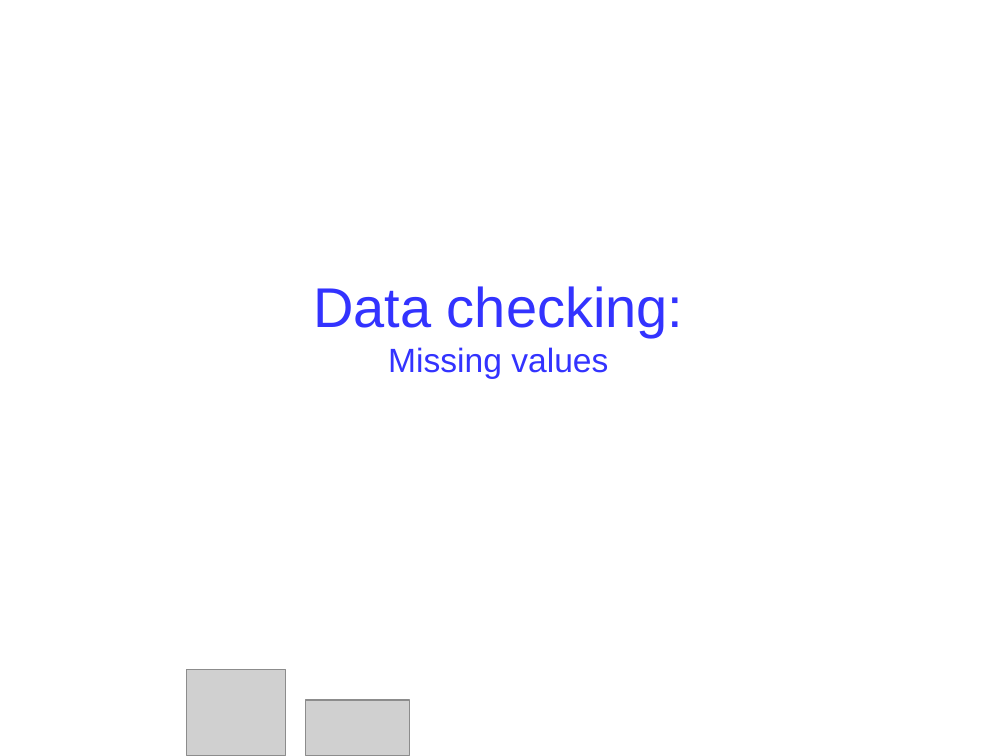
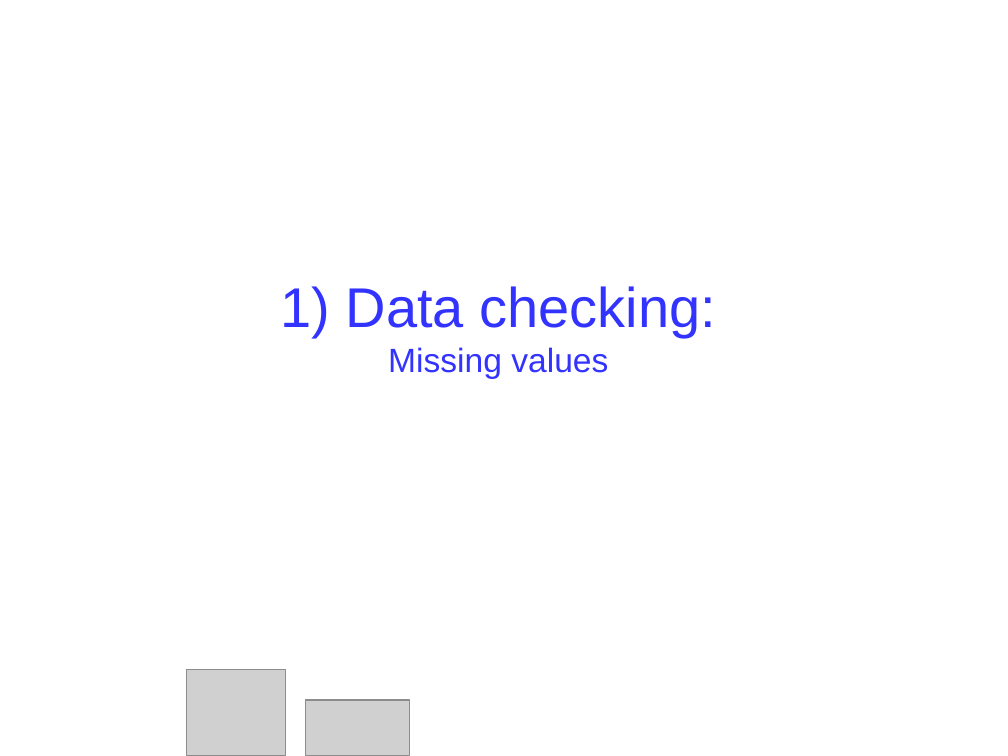
Before and after one commit to ceelch/Introduction_ML_2018_BCAM, a slide deck: slide 18 of Preprocessing_2019/Slides/Preprocessing-2019.odp. Drawn at 1008x756 pixels with LibreOffice and Linux fonts; fonts in the diff are those of the drawing; grey boxes stand for pictures; background and template pictures are left out. Boxes give left, top, right and bottom in pixels: in the first picture for what was removed or moved away, otherwise in the second. Text is boxed around its words. In the diff, an @@ line names an element or a change of style, - is before the commit and + after.

```diff
--- a/Preprocessing_2019/Slides/Preprocessing-2019.odp
+++ b/Preprocessing_2019/Slides/Preprocessing-2019.odp
@@ text at <box>281,286,716,337</box>: text changed @@
-Data checking:
+1) Data checking:
```
Also in this commit, not shown: 23 other slides changed, 3 other files.
